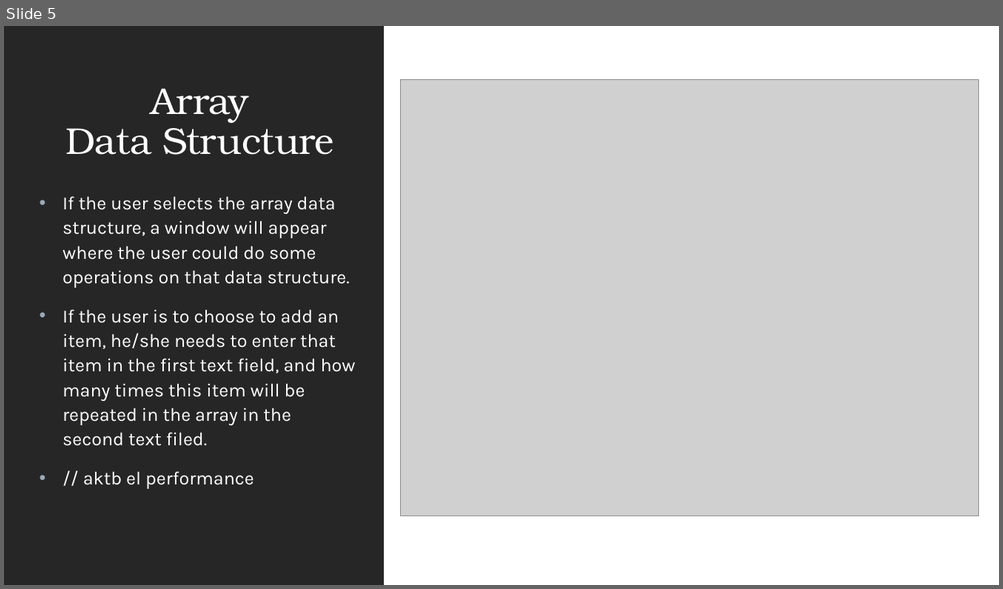
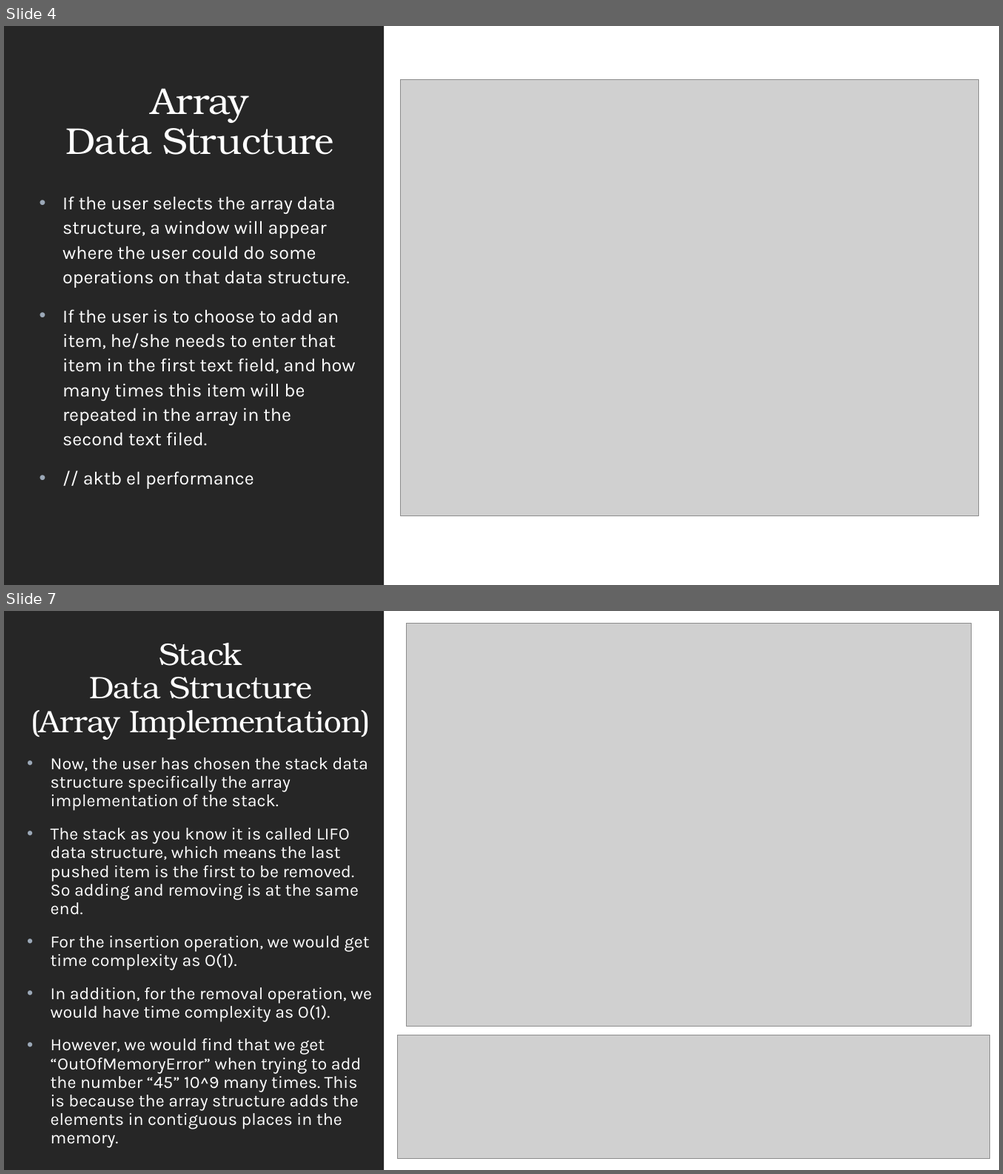
Before and after one commit to Eman-123-eng/Data-Struc.-Visualization, a slide deck: Data Structure Visualization.pptx. Shown one above the other, each under a label of ours: slide 5 before the commit, slides 4 and 7 after it; the slides between them are not shown. The pictures are 1003x589 and 1003x1174 pixels, drawn with LibreOffice and Linux fonts; fonts in the diff are those of the drawing; grey boxes stand for pictures. Boxes give left, top, right and bottom in pixels: in the first picture for what was removed or moved away, otherwise in the second. Text is boxed around its words. In the diff, an @@ line names an element or a change of style, - is before the commit and + after.

```diff
--- a/Data Structure Visualization.pptx
+++ b/Data Structure Visualization.pptx
@@ slide 7 added at (4,611,999,1170), background #FFFFFF; not listed: 1 template element that a slide beside it also shows @@
@@ picture added at (406,623,971,1027) @@
@@ title added at (31,643,370,740), 30 pt, text #FFFFFF @@
+Stack
+Data Structure
+(Array Implementation)
@@ text added at (51,758,372,1148), 16.6 pt, text #FFFFFF @@
+• Now, the user has chosen the stack data structure specifically the array implementation of the stack.
+• The stack as you know it is called LIFO data structure, which means the last pushed item is the first to be removed. So adding and removing is at the same end.
+• For the insertion operation, we would get time complexity as O(1).
+• In addition, for the removal operation, we would have time complexity as O(1).
+• However, we would find that we get “OutOfMemoryError” when trying to add the number “45” 10^9 many times. This is because the array structure adds the elements in contiguous places in the memory.
@@ picture added at (397,1036,990,1159) @@
@@ what was slide 5 is now slide 4 @@
```
Also in this commit, not shown: 2 slides changed, 5 other slides added, 5 slides removed, 2 other files.
